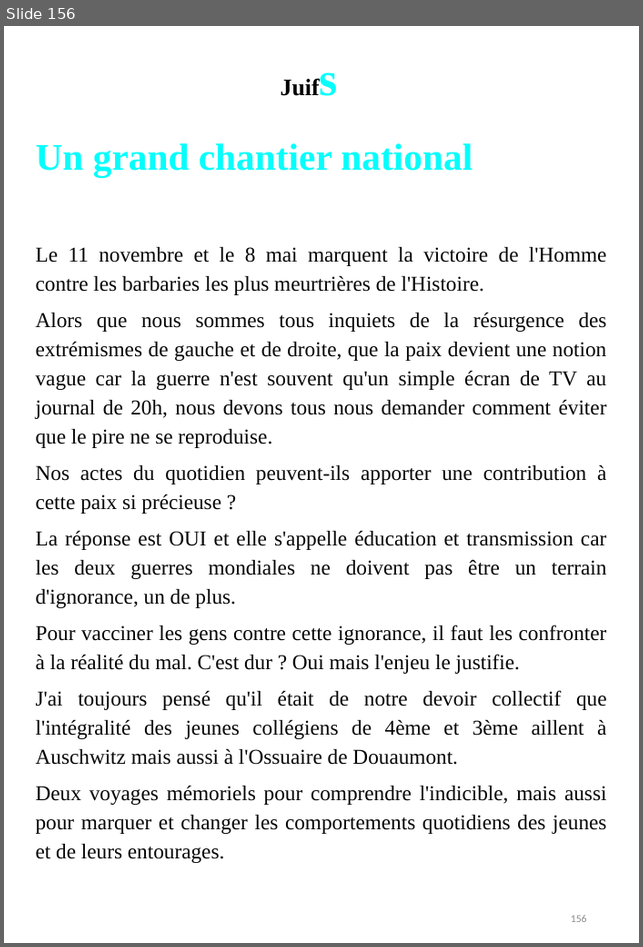
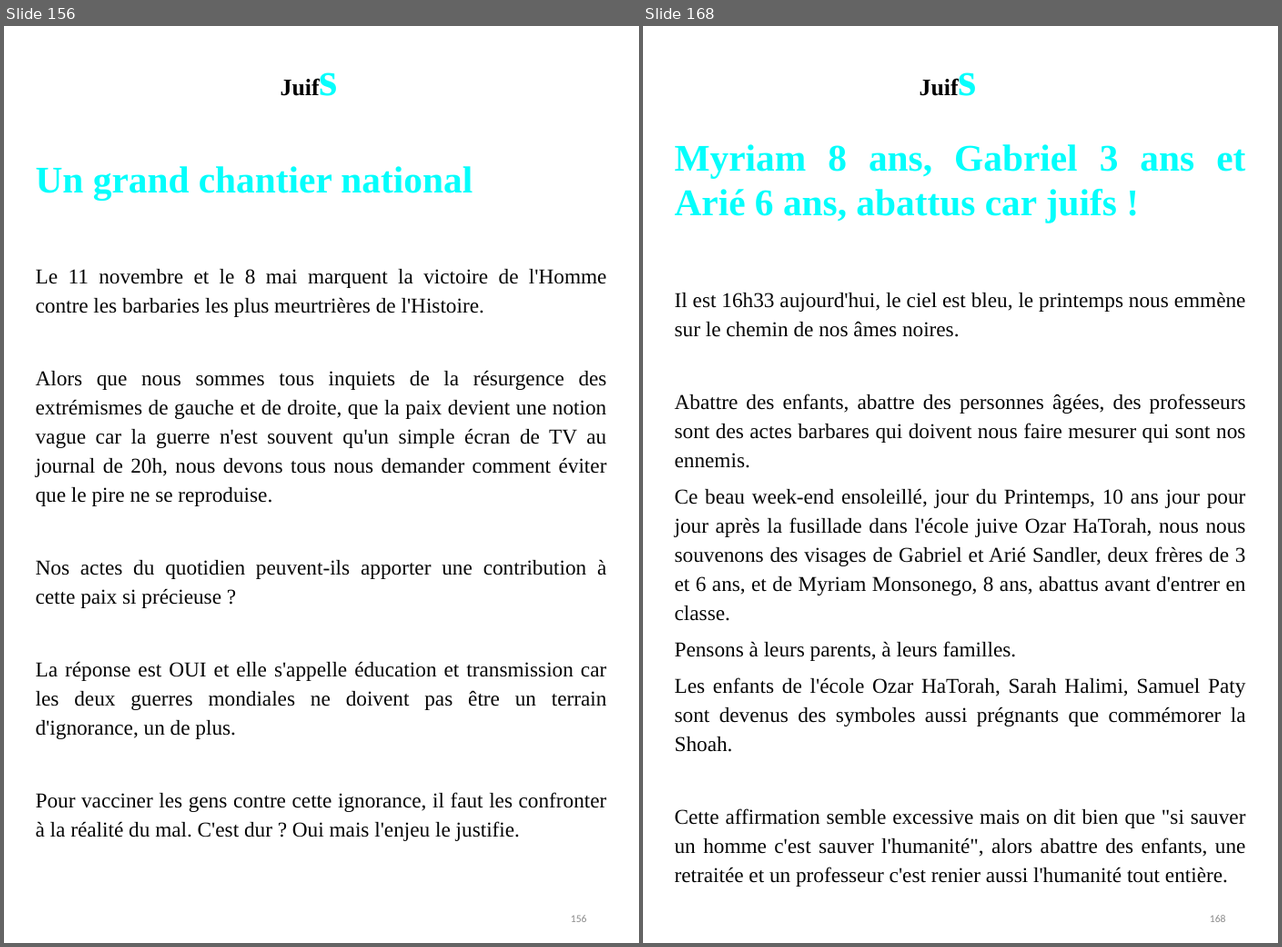
Before and after one commit to BenjaminLOUIS84/e_commerce, a slide deck: e_commerce/public/ppsx/tome2.ppsx. Shown side by side, each under a label of ours: slide 156 before the commit, slides 156 and 168 after it; the slides between them are not shown. The pictures are 643x947 and 1282x947 pixels, drawn with LibreOffice and Linux fonts; fonts in the diff are those of the drawing. Boxes give left, top, right and bottom in pixels: in the first picture for what was removed or moved away, otherwise in the second. Text is boxed around its words. In the diff, an @@ line names an element or a change of style, - is before the commit and + after.

```diff
--- a/e_commerce/public/ppsx/tome2.ppsx
+++ b/e_commerce/public/ppsx/tome2.ppsx
@@ slide 168 added at box(643, 26, 1278, 943), background #FFFFFF @@
@@ text added at box(911, 44, 992, 136), 20.1 pt, text #000000, bold @@
+Juifs
@@ text added at box(675, 144, 1246, 887), 18 pt, text #050505 @@
+Myriam 8 ans, Gabriel 3 ans et Arié 6 ans, abattus car juifs !
+Il est 16h33 aujourd'hui, le ciel est bleu, le printemps nous emmène sur le chemin de nos âmes noires.
+Abattre des enfants, abattre des personnes âgées, des professeurs sont des actes barbares qui doivent nous faire mesurer qui sont nos ennemis.
+Ce beau week-end ensoleillé, jour du Printemps, 10 ans jour pour jour après la fusillade dans l'école juive Ozar HaTorah, nous nous souvenons des visages de Gabriel et Arié Sandler, deux frères de 3 et 6 ans, et de Myriam Monsonego, 8 ans, abattus avant d'entrer en classe.
+Pensons à leurs parents, à leurs familles.
+Les enfants de l'école Ozar HaTorah, Sarah Halimi, Samuel Paty sont devenus des symboles aussi prégnants que commémorer la Shoah.
+Cette affirmation semble excessive mais on dit bien que "si sauver un homme c'est sauver l'humanité", alors abattre des enfants, une retraitée et un professeur c'est renier aussi l'humanité tout entière.
@@ page number added at box(1210, 915, 1226, 922), 9 pt, text #8C8C8C @@
+168
@@ slide 156 changed as well @@
@@ text "Un grand chantier national": place and size @@
-text "Un grand chantier national" at box(36, 143, 607, 863)
+text "Un grand chantier national" at box(36, 166, 607, 841)
@@ text at box(36, 690, 607, 863): paragraphs removed @@
-J'ai toujours pensé qu'il était de notre devoir collectif que l'intégralité des jeunes collégiens de 4ème et 3ème aillent à Auschwitz mais aussi à l'Ossuaire de Douaumont.
-Deux voyages mémoriels pour comprendre l'indicible, mais aussi pour marquer et changer les comportements quotidiens des jeunes et de leurs entourages.
```
Also in this commit, not shown: 6 other slides changed, 65 other slides added.
